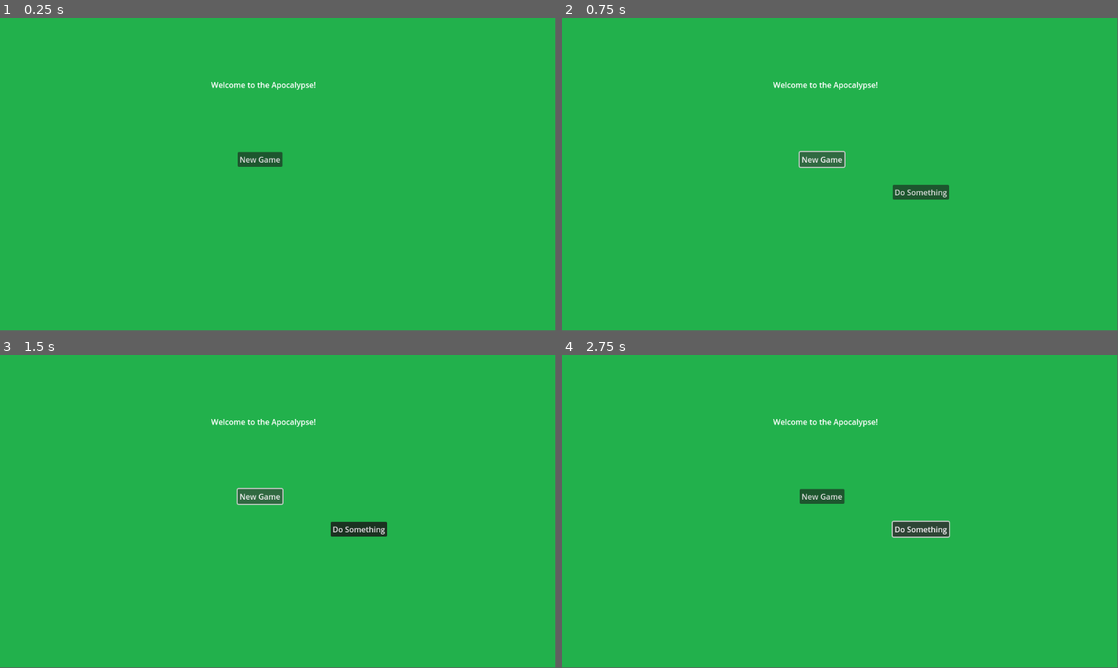
Above: before the commit, frames 1-4 (two rows, left to right).
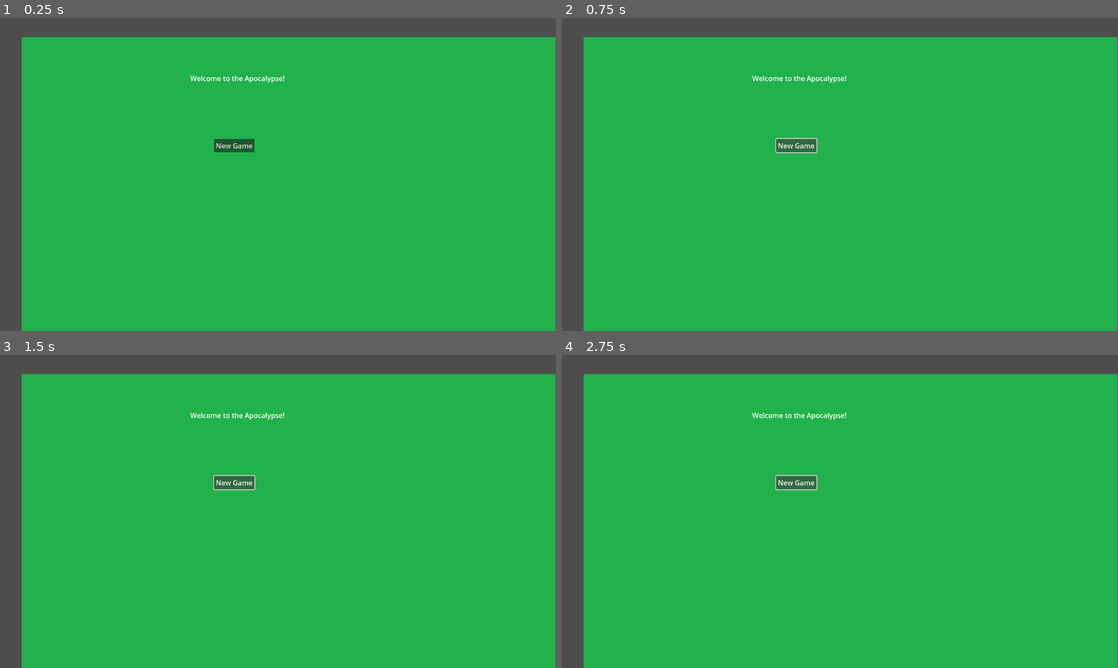
Above: after the commit, the same moments.

Repository: deejai/apocalypse_jam
Game: Godot game, scene res://Main/Main.tscn
The game is run twice, just before and just after one commit, with the same random seed, the same clock (stepped at 60 frames per second) and the same inputs.
Inputs:
- Up to frame 1 (0.25 s): no input
- Up to frame 2 (0.75 s): click "New Game" at 0.5 s
- Up to frame 3 (1.5 s): click "New Game" at 1.25 s
- Up to frame 4 (2.75 s): click "Do Something" (after the commit: "New Game") at 2 s
In our replay, the window is 799x449 before the commit and 800x450 after it. These sizes can differ from the game's own. Grey fills any space a smaller window leaves; there, only what the larger window draws over its background counts as a difference.

The runs differ from the first frame. In frame 1, 11% of the frame differs, in the area x 0-100%, y 0-100%; in frame 2, 12%; in frame 3, 12%; in frame 4, 12%.
Error after the commit: Parse Error: Identifier "Unit" not declared in the current scope. (res://Main/NewGameButton.gd:16)

Commit message:
??

Diff:
--- a/Main/Classes/Player/Player.gd
+++ /dev/null
@@ -1,11 +0,0 @@
-extends Node2D
-
-
-# Called when the node enters the scene tree for the first time.
-func _ready():
-	pass # Replace with function body.
-
-
-# Called every frame. 'delta' is the elapsed time since the previous frame.
-func _process(delta):
-	pass
--- a/Main/Main.gd
+++ b/Main/Main.gd
@@ -1,7 +1,8 @@
 extends Node
 
-var data = {
-	"key1": 1
+var state = {
+	"Gold": 100,
+	"Floor": 1,
 }
 # Called when the node enters the scene tree for the first time.
 func _ready():
--- a/Main/Main.tscn
+++ b/Main/Main.tscn
@@ -6,10 +6,10 @@
 [node name="Node2D" type="Node2D"]
 
 [node name="Sprite2D" type="Sprite2D" parent="."]
+position = Vector2(50, 44)
 scale = Vector2(1.92332, 1.41223)
 texture = ExtResource("1_bxvy3")
 centered = false
-metadata/_edit_lock_ = true
 
 [node name="Button" type="Button" parent="."]
 offset_left = 493.0
--- a/Main/NewGameButton.gd
+++ b/Main/NewGameButton.gd
@@ -12,5 +12,6 @@
 	pass
 
 func _button_pressed():
-	print("Test")
 	add_child(load("res://Main/Views/MapView/MapView.tscn").instantiate())
+	add_child(Unit.new())
+	print("Tets")
--- a/Main/Views/ArenaView/arena.gd
+++ /dev/null
@@ -1,16 +0,0 @@
-extends Node2D
-
-
-# Called when the node enters the scene tree for the first time.
-func _ready():
-	# place our units
-
-	# generate enemy units based on progress and current map node
-	# place enemy units
-
-	# battle starts
-
-# Called every frame. 'delta' is the elapsed time since the previous frame.
-func _process(delta):
-	# is the battle over?
-	# handle inputs. buttons, selecting chars, menu, etc
--- a/Main/Views/ArenaView/arena.tscn
+++ /dev/null
@@ -1,141 +0,0 @@
-[gd_scene load_steps=5 format=3]
-
-[ext_resource type="Script" path="res://Main/Views/ArenaView/arena.gd" id="1_hy837"]
-[ext_resource type="Texture2D" uid="uid://cxwdj8ydvuhd6" path="res://Assets/tile.jpg" id="2_5e3e6"]
-
-[sub_resource type="TileSetAtlasSource" id="TileSetAtlasSource_w018c"]
-texture = ExtResource("2_5e3e6")
-0:0/0 = 0
-1:0/0 = 0
-2:0/0 = 0
-3:0/0 = 0
-4:0/0 = 0
-5:0/0 = 0
-6:0/0 = 0
-7:0/0 = 0
-8:0/0 = 0
-9:0/0 = 0
-10:0/0 = 0
-11:0/0 = 0
-12:0/0 = 0
-0:1/0 = 0
-1:1/0 = 0
-2:1/0 = 0
-3:1/0 = 0
-4:1/0 = 0
-5:1/0 = 0
-6:1/0 = 0
-7:1/0 = 0
-8:1/0 = 0
-9:1/0 = 0
-10:1/0 = 0
-11:1/0 = 0
-12:1/0 = 0
-0:2/0 = 0
-1:2/0 = 0
-2:2/0 = 0
-3:2/0 = 0
-4:2/0 = 0
-5:2/0 = 0
-6:2/0 = 0
-7:2/0 = 0
-8:2/0 = 0
-9:2/0 = 0
-10:2/0 = 0
-11:2/0 = 0
-12:2/0 = 0
-0:3/0 = 0
-1:3/0 = 0
-2:3/0 = 0
-3:3/0 = 0
-4:3/0 = 0
-5:3/0 = 0
-6:3/0 = 0
-7:3/0 = 0
-8:3/0 = 0
-9:3/0 = 0
-10:3/0 = 0
-11:3/0 = 0
-12:3/0 = 0
-0:4/0 = 0
-1:4/0 = 0
-2:4/0 = 0
-3:4/0 = 0
-4:4/0 = 0
-5:4/0 = 0
-6:4/0 = 0
-7:4/0 = 0
-8:4/0 = 0
-9:4/0 = 0
-10:4/0 = 0
-11:4/0 = 0
-12:4/0 = 0
-0:5/0 = 0
-1:5/0 = 0
-2:5/0 = 0
-3:5/0 = 0
-4:5/0 = 0
-5:5/0 = 0
-6:5/0 = 0
-7:5/0 = 0
-8:5/0 = 0
-9:5/0 = 0
-10:5/0 = 0
-11:5/0 = 0
-12:5/0 = 0
-0:6/0 = 0
-1:6/0 = 0
-2:6/0 = 0
-3:6/0 = 0
-4:6/0 = 0
-5:6/0 = 0
-6:6/0 = 0
-7:6/0 = 0
-8:6/0 = 0
-9:6/0 = 0
-10:6/0 = 0
-11:6/0 = 0
-12:6/0 = 0
-0:7/0 = 0
-1:7/0 = 0
-2:7/0 = 0
-3:7/0 = 0
-4:7/0 = 0
-5:7/0 = 0
-6:7/0 = 0
-7:7/0 = 0
-8:7/0 = 0
-9:7/0 = 0
-10:7/0 = 0
-11:7/0 = 0
-12:7/0 = 0
-0:8/0 = 0
-1:8/0 = 0
-2:8/0 = 0
-3:8/0 = 0
-4:8/0 = 0
-5:8/0 = 0
-6:8/0 = 0
-7:8/0 = 0
-8:8/0 = 0
-9:8/0 = 0
-10:8/0 = 0
-11:8/0 = 0
-12:8/0 = 0
-
-[sub_resource type="TileSet" id="TileSet_4xbng"]
-tile_shape = 1
-sources/1 = SubResource("TileSetAtlasSource_w018c")
-
-[node name="Arena" type="Node2D"]
-script = ExtResource("1_hy837")
-
-[node name="CanvasLayer2" type="CanvasLayer" parent="."]
-
-[node name="Background" type="Node2D" parent="."]
-
-[node name="CanvasLayer" type="CanvasLayer" parent="Background"]
-
-[node name="TileMap" type="TileMap" parent="Background"]
-tile_set = SubResource("TileSet_4xbng")
-format = 2
--- a/project.godot
+++ b/project.godot
@@ -7,6 +7,28 @@
 ;   param=value ; assign values to parameters
 
 config_version=5
+
+_global_script_classes=[{
+"base": "Node",
+"class": &"Battle",
+"language": &"GDScript",
+"path": "res://Main/Classes/Battle.gd"
+}, {
+"base": "Node",
+"class": &"Floor",
+"language": &"GDScript",
+"path": "res://Main/Classes/Floor.gd"
+}, {
+"base": "Node",
+"class": &"FloorNode",
+"language": &"GDScript",
+"path": "res://Main/Classes/FloorNode.gd"
+}]
+_global_script_class_icons={
+"Battle": "",
+"Floor": "",
+"FloorNode": ""
+}
 
 [application]
 
@@ -18,3 +40,8 @@
 [autoload]
 
 Main="*res://Main/Main.gd"
+
+[display]
+
+window/size/viewport_width=1280
+window/size/viewport_height=720
